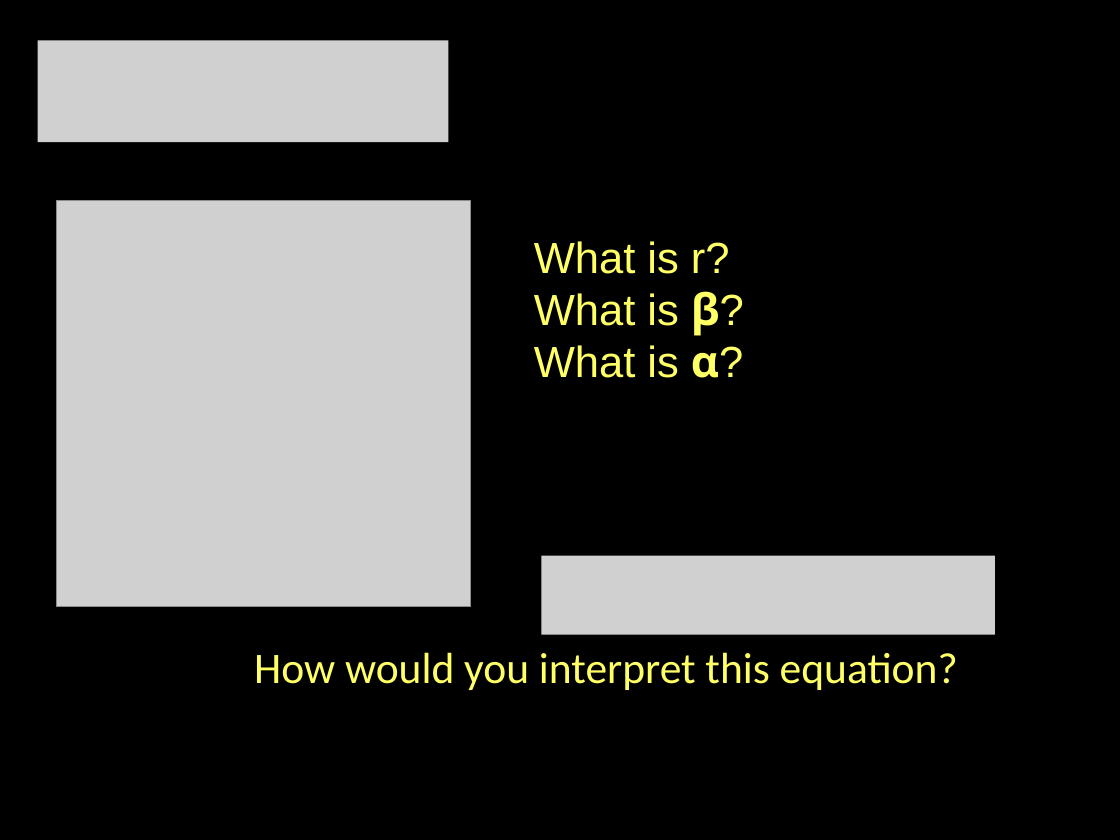
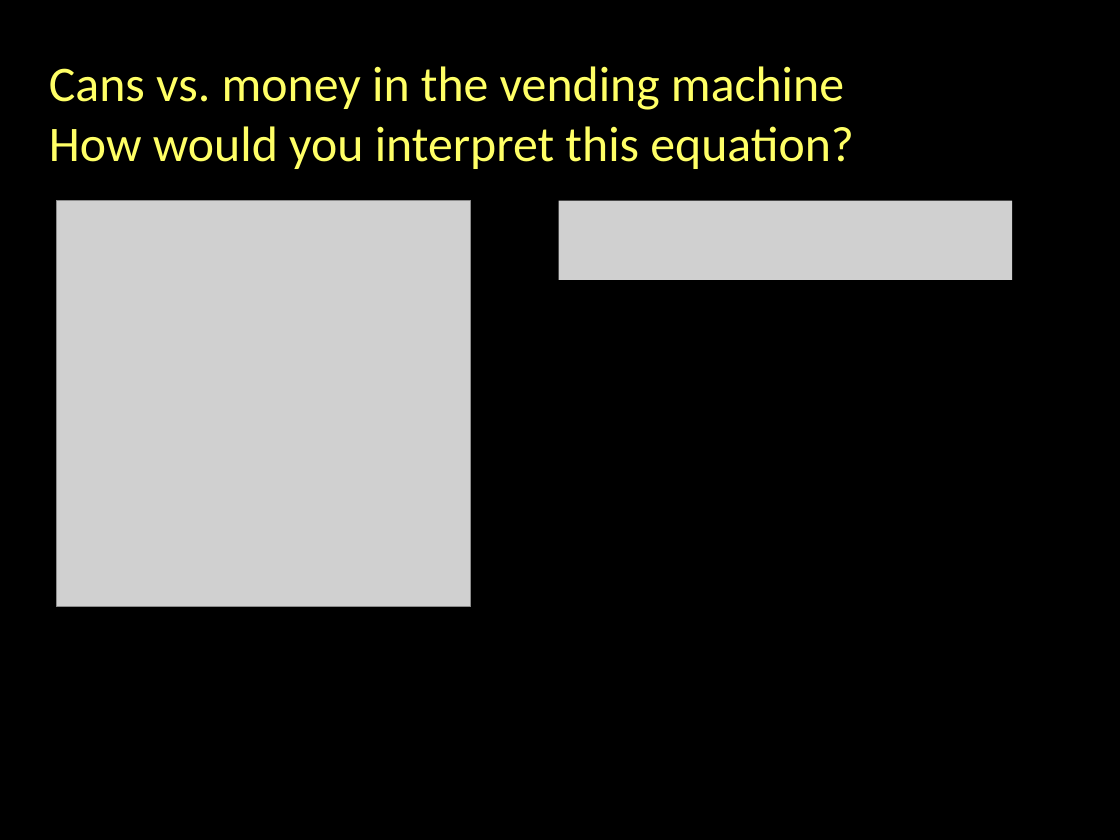
Before and after one commit to jshannon75/geog4300, a slide deck: slide 9 of Slides/Geog4300 Fa17 Lecture 14-1 Regression.pptx (slide 10 before the commit). Drawn at 1120x840 pixels with LibreOffice and Linux fonts; fonts in the diff are those of the drawing; grey boxes stand for pictures. Boxes give left, top, right and bottom in pixels: in the first picture for what was removed or moved away, otherwise in the second. Text is boxed around its words. In the diff, an @@ line names an element or a change of style, - is before the commit and + after.

```diff
--- a/Slides/Geog4300 Fa17 Lecture 14-1 Regression.pptx
+++ b/Slides/Geog4300 Fa17 Lecture 14-1 Regression.pptx
@@ text "Cans vs. money in the ...": place and size @@
-text "Cans vs. money in the ..." at box(254, 652, 958, 690)
+text "Cans vs. money in the ..." at box(49, 66, 854, 169)
@@ picture removed at box(38, 40, 449, 142) @@
@@ text at box(49, 66, 844, 110): paragraph added @@
+Cans vs. money in the vending machine
@@ text at box(49, 126, 854, 169): size 28 to 32 pt in "How would you interpret this equation?" @@
@@ picture: place and size @@
-picture at box(541, 556, 995, 635)
+picture at box(559, 200, 1012, 280)
@@ text removed at box(534, 241, 744, 378) @@
-What is r?
-What is β?
-What is α?
```
Also in this commit, not shown: 2 other slides changed, 4 slides removed, 54 other files.
